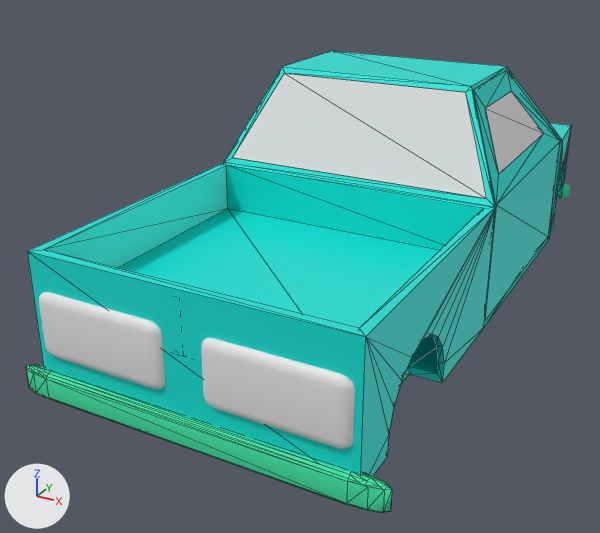
The glTF model src/assets/models/car.glb, before and after one commit.
Rendered twice from a 50 mm camera at (0.324, -0.79, 0.364) aimed at (-0.057, -0.096, 0.017). The axes (+X, +Y, +Z) are drawn at lower left. The lights are the same throughout. Mesh edges are drawn as thin lines on the coarser meshes. Where no turn or scale is listed for an object, it has been applied to the vertices.

Script lines for the objects in view, before the commit:
```python
me_mesh_051 = bpy.data.meshes.new('Mesh.051')
me_mesh_051.from_pydata([(-0.094, -0.063, 0.207), (-0.133, -0.102, 0.125), (0.133, -0.102, 0.125), (0.094, -0.063, 0.207)], [], [(0, 1, 2), (0, 2, 3)])
me_mesh_051.materials.append(mat_glass_material)  # white #e7e7e7
me_mesh_056 = bpy.data.meshes.new('Mesh.056')
me_mesh_056.from_pydata(...)  # 20 vertices, 40 faces; spans x 0.086..0.137, y -0.101..0.145, z 0.0..0.205
me_mesh_056.materials.append(mat_car_material)  # cyan #00e7dd
me_mesh_057 = bpy.data.meshes.new('Mesh.057')
me_mesh_057.from_pydata([(0.103, -0.044, 0.186), (0.128, -0.069, 0.134), (0.128, 0.096, 0.134), (0.103, 0.04, 0.186)], [], [(0, 1, 2), (0, 2, 3)])
me_mesh_057.materials.append(mat_glass_material)  # white #e7e7e7
ob_door_glass_r = bpy.data.objects.new('door_glass_r', me_mesh_057)
ob_door_glass_r.location = (0.004, 0.002, 0.004)
ob_door_l = bpy.data.objects.new('door_l', None)
ob_door_l.location = (-0.118, 0.0245, 0.106)
ob_door_l.scale = (0.01, 0.01, 0.01)
ob_door_r_001 = bpy.data.objects.new('door_r.001', me_mesh_056)
ob_door_r_001.location = (0.004, 0.002, 0.004)
ob_glass_b = bpy.data.objects.new('glass_b', me_mesh_051)
ob_glass_b.location = (0.0, 0.0, 0.0)
# also in view: 'body' at (0.0, -0.021, 0.106); 'light_br' at (0.077, -0.374, 0.06); 'light_bl' at (-0.077, -0.374, 0.06); 'bumper_b' at (0.0, -0.374, 0.002)
```
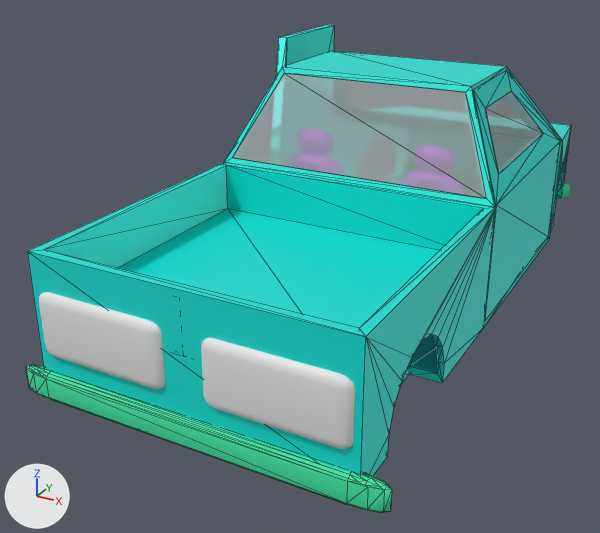
ob_door_l is not drawn itself; it is the parent of ob_door_glass_l, ob_door_l_001.

Where the newer file only moved an object's origin or applied its transform, the numbers keep the older frame.

What differs and where, as boxes (x1, y1, x2, y2) in the pictures (600 x 533 px):
'glass_b', recoloured
    both: (233, 73, 487, 199)
'door_glass_r', recoloured
    both: (485, 92, 544, 173)
'door_l.001', reshaped (not visible before)
    after: (276, 25, 334, 76)

Patch to the scene script:
```diff
--- a/src/assets/models/car.glb.py
+++ b/src/assets/models/car.glb.py
@@ mat_glass_material_001 @@
+mat_glass_material_001 = principled_material('Glass_Material.001')
+mat_glass_material_001.base_color = (0.8, 0.8, 0.8)  # white #e7e7e7
+mat_glass_material_001.roughness = 0.0
+mat_glass_material_001.alpha = 0.35
@@ me_mesh_051 @@
 me_mesh_051.from_pydata(...)  # 4 vertices, 2 faces; spans x -0.133..0.133, y -0.102..-0.063, z 0.125..0.207
-me_mesh_051.materials.append(mat_glass_material)  # white #e7e7e7
+me_mesh_051.materials.append(mat_glass_material_001)  # white #e7e7e7
@@ me_mesh_057 @@
 me_mesh_057.from_pydata(...)  # 4 vertices, 2 faces; spans x 0.103..0.128, y -0.069..0.096, z 0.134..0.186
-me_mesh_057.materials.append(mat_glass_material)  # white #e7e7e7
+me_mesh_057.materials.append(mat_glass_material_001)  # white #e7e7e7
@@ ob_door_l @@
 ob_door_l.location = (-0.118, 0.0245, 0.106)
+ob_door_l.rotation_euler = (1.571, 0.0, -0.00431)  # degrees (90, 0, -0.2)
 ob_door_l.scale = (0.01, 0.01, 0.01)
```
